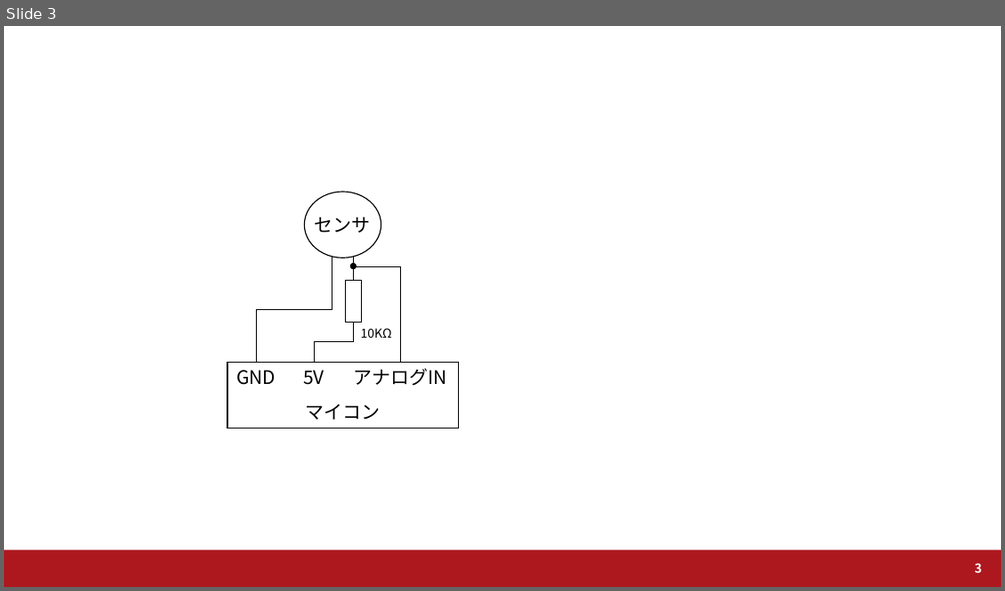
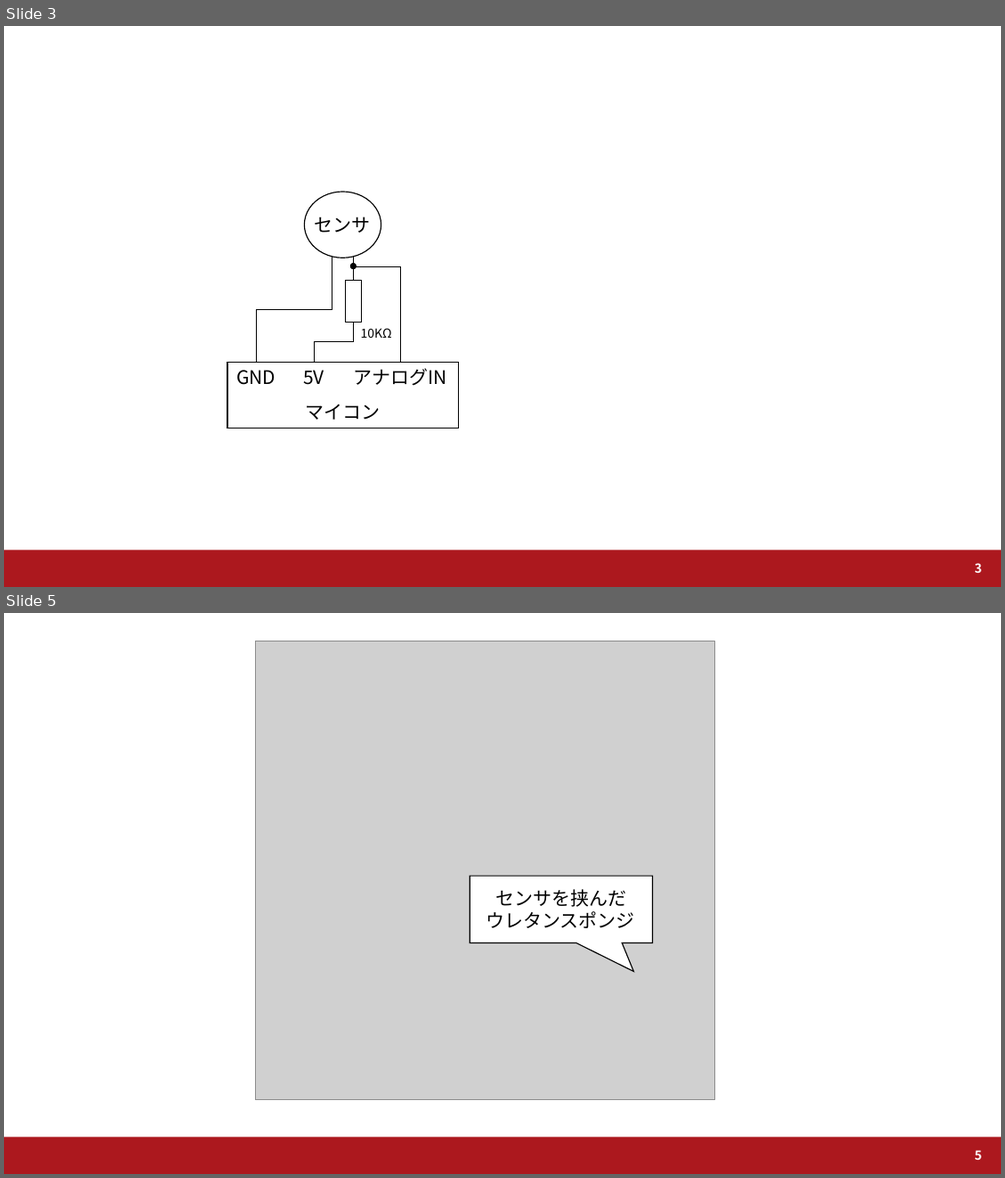
Before and after one commit to a2h1r0/lab, a slide deck: ヘルメット/卒論/初稿/figure/source/fig_data.pptx. Shown one above the other, each under a label of ours: slide 3 before the commit, slides 3 and 5 after it; the slides between them are not shown. The pictures are 1005x591 and 1005x1178 pixels, drawn with LibreOffice and Linux fonts; fonts in the diff are those of the drawing; grey boxes stand for pictures; background and template pictures are left out. Boxes give left, top, right and bottom in pixels: in the first picture for what was removed or moved away, otherwise in the second. Text is boxed around its words. In the diff, an @@ line names an element or a change of style, - is before the commit and + after.

```diff
--- a/ヘルメット/卒論/初稿/figure/source/fig_data.pptx
+++ b/ヘルメット/卒論/初稿/figure/source/fig_data.pptx
@@ slide 5 added at [4,613,1001,1174], background #FFFFFF; not listed: 1 template element that a slide beside it also shows @@
@@ picture added at [255,641,714,1100] @@
@@ speech box added at [469,876,652,943], fill #FFFFFF, outline #000000 1 pt @@
@@ text added at [485,889,635,928], 18 pt, text #000000 @@
+センサを挟んだ
+ウレタンスポンジ
@@ page number added at [974,1150,981,1159], 12 pt, text #FFFFFF, bold @@
+5
```
Also in this commit, not shown: 1 other slide added, 8 other files.
